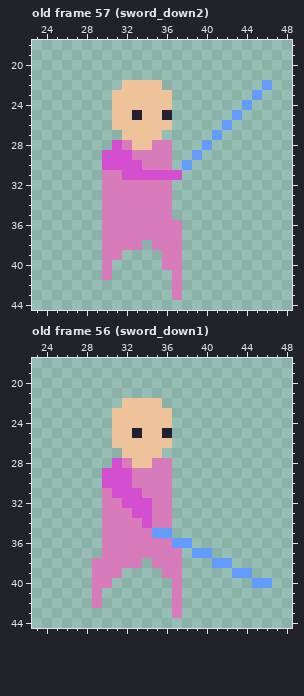
Two states of a pixel-art file, testgame/www/assets/spritesheets/pawn.aseprite. That is the earlier state.
64x64 pixels, 61 frames. Shown: old frame 57 (sword_down2): x 23..48, y 18..44; old frame 56 (sword_down1): x 23..48, y 18..44. The commit also changed other frames, which this record leaves out.
Once edited:
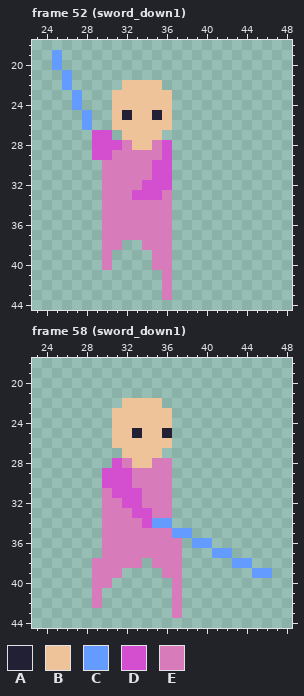
Palette (. is transparent): A #222034  B #eec39a  C #639bff  D #d44fcf  E #d77bba
A new or re-ordered frame is compared with the old frame closest to it.
What changed:
{"change": "frames 61 -> 62"}
{"where": "frame 52 (sword_down1) is new; against old frame 57 (sword_down2), layer \"Layer 2\""}
{"frame":52,"y":19,"x":25,"old":".","new":"C"}
{"frame":52,"y":20,"x":25,"old":".","new":"C"}
{"frame":52,"y":21,"x":26,"old":".","new":"C"}
{"frame":52,"y":22,"x":26,"old":".","new":"C"}
{"frame":52,"y":22,"x":46,"old":"C","new":"."}
{"frame":52,"y":23,"x":27,"old":".","new":"C"}
{"frame":52,"y":23,"x":45,"old":"C","new":"."}
{"frame":52,"y":24,"x":27,"old":".","new":"C"}
{"frame":52,"y":24,"x":44,"old":"C","new":"."}
{"frame":52,"y":25,"x":28,"old":".","new":"C"}
{"frame":52,"y":25,"x":32,"old":"BA","new":"AB"}
{"frame":52,"y":25,"x":35,"old":"BA","new":"AB"}
{"frame":52,"y":25,"x":43,"old":"C","new":"."}
{"frame":52,"y":26,"x":28,"old":".","new":"C"}
{"frame":52,"y":26,"x":42,"old":"C","new":"."}
{"frame":52,"y":27,"x":29,"old":"..","new":"DD"}
{"frame":52,"y":27,"x":41,"old":"C","new":"."}
{"frame":52,"y":28,"x":29,"old":"..","new":"DD"}
{"frame":52,"y":28,"x":36,"old":"E","new":"D"}
{"frame":52,"y":28,"x":40,"old":"C","new":"."}
{"frame":52,"y":29,"x":29,"old":".","new":"D"}
{"frame":52,"y":29,"x":31,"old":"DD","new":"EE"}
{"frame":52,"y":29,"x":36,"old":"E","new":"D"}
{"frame":52,"y":29,"x":39,"old":"C","new":"."}
{"frame":52,"y":30,"x":30,"old":"DDDD","new":"EEEE"}
{"frame":52,"y":30,"x":35,"old":"EE","new":"DD"}
{"frame":52,"y":30,"x":38,"old":"C","new":"."}
{"frame":52,"y":31,"x":32,"old":"DDD","new":"EEE"}
{"frame":52,"y":31,"x":37,"old":"D","new":"."}
{"frame":52,"y":32,"x":34,"old":"EEE","new":"DDD"}
{"frame":52,"y":33,"x":33,"old":"EEE","new":"DDD"}
{"frame":52,"y":36,"x":37,"old":"E","new":"."}
{"frame":52,"y":37,"x":37,"old":"E","new":"."}
{"frame":52,"y":38,"x":32,"old":"EE.","new":"..E"}
{"frame":52,"y":38,"x":37,"old":"E","new":"."}
{"frame":52,"y":39,"x":31,"old":"E","new":"."}
{"frame":52,"y":39,"x":35,"old":".","new":"E"}
{"frame":52,"y":39,"x":37,"old":"E","new":"."}
{"frame":52,"y":40,"x":35,"old":".","new":"E"}
{"frame":52,"y":40,"x":37,"old":"E","new":"."}
{"frame":52,"y":41,"x":30,"old":"E","new":"."}
{"frame":52,"y":41,"x":36,"old":".E","new":"E."}
{"frame":52,"y":42,"x":36,"old":".E","new":"E."}
{"frame":52,"y":43,"x":36,"old":".E","new":"E."}
{"where": "frame 58 (sword_down1) against old frame 56 (sword_down1), layer \"Layer 2\""}
{"frame":58,"y":32,"x":34,"old":"D","new":"E"}
{"frame":58,"y":34,"x":35,"old":"EE","new":"CC"}
{"frame":58,"y":35,"x":35,"old":"CC..","new":"EECC"}
{"frame":58,"y":36,"x":37,"old":"CC..","new":"E.CC"}
{"frame":58,"y":37,"x":39,"old":"CC..","new":"..CC"}
{"frame":58,"y":38,"x":41,"old":"CC..","new":"..CC"}
{"frame":58,"y":39,"x":43,"old":"CC..","new":"..CC"}
{"frame":58,"y":40,"x":45,"old":"CC","new":".."}
{"label":"changed","picture_box":[52,50,272,300]}
{"label":"changed","picture_box":[142,498,272,588]}
